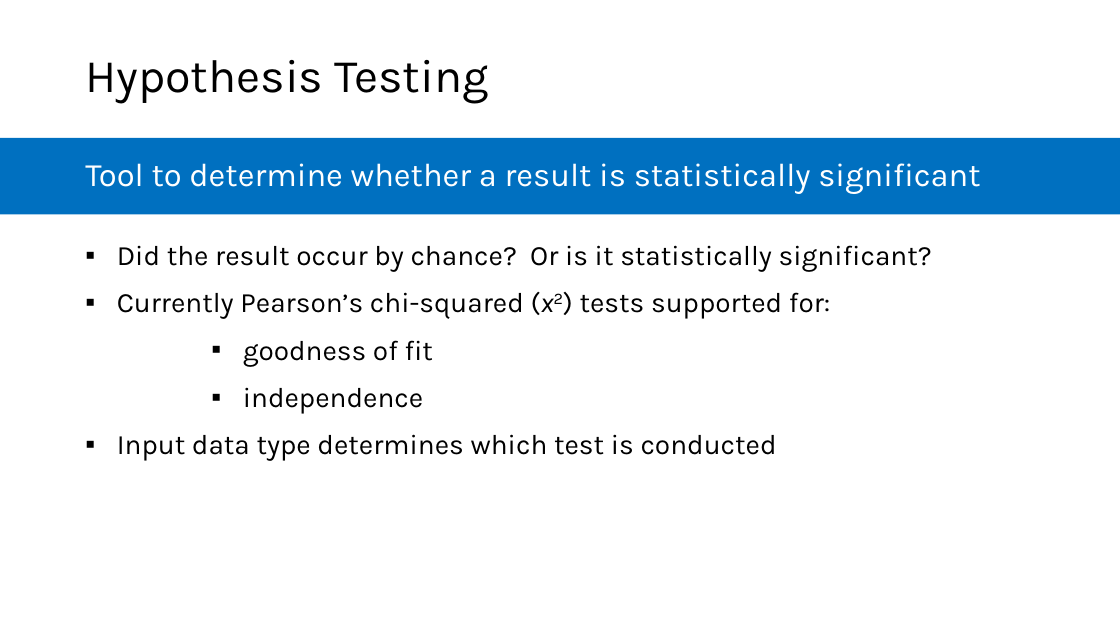
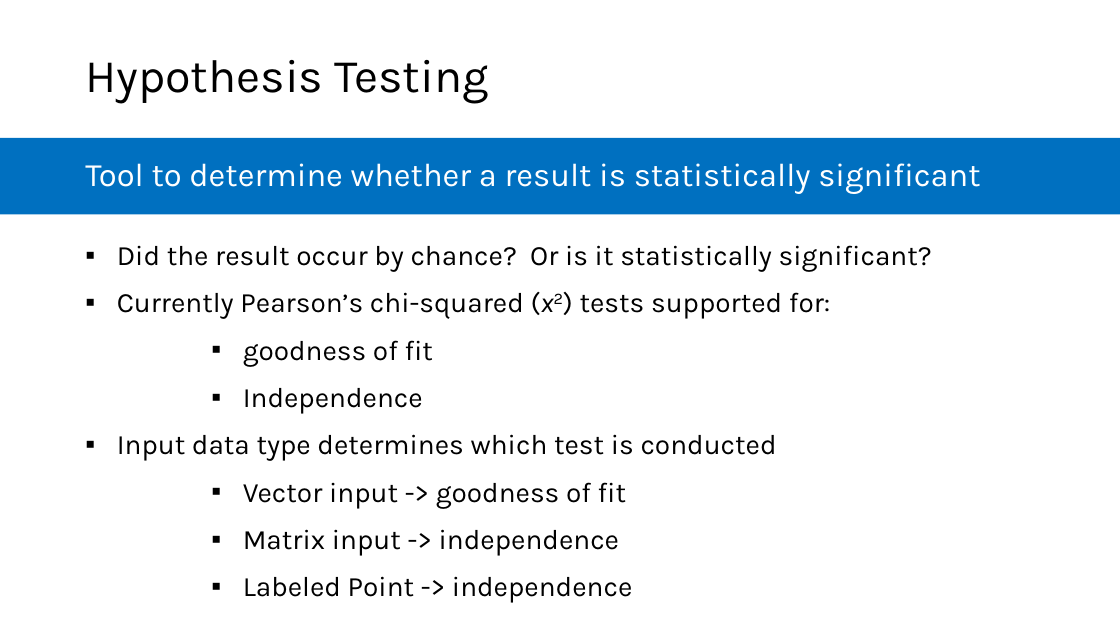
Before and after one commit to microsoft/AcademicContent, a slide deck: slide 13 of Instructor-Led/Module5/Lessons/Module5_Lesson4 Spark MLlib Basic Statistics.pptx. Drawn at 1120x630 pixels with LibreOffice and Linux fonts; fonts in the diff are those of the drawing. Boxes give left, top, right and bottom in pixels: in the first picture for what was removed or moved away, otherwise in the second. Text is boxed around its words. In the diff, an @@ line names an element or a change of style, - is before the commit and + after.

```diff
--- a/Instructor-Led/Module5/Lessons/Module5_Lesson4 Spark MLlib Basic Statistics.pptx
+++ b/Instructor-Led/Module5/Lessons/Module5_Lesson4 Spark MLlib Basic Statistics.pptx
@@ text at <box>243,388,423,414</box>: text changed @@
-      ▪ independence
+      ▪ Independence
@@ text at <box>243,482,632,603</box>: paragraphs added @@
+      ▪ Vector input -> goodness of fit
+      ▪ Matrix input -> independence
+      ▪ Labeled Point -> independence
```
Also in this commit, not shown: 7 other slides changed, 5 slides added, 7 slides removed, 11 other files.
